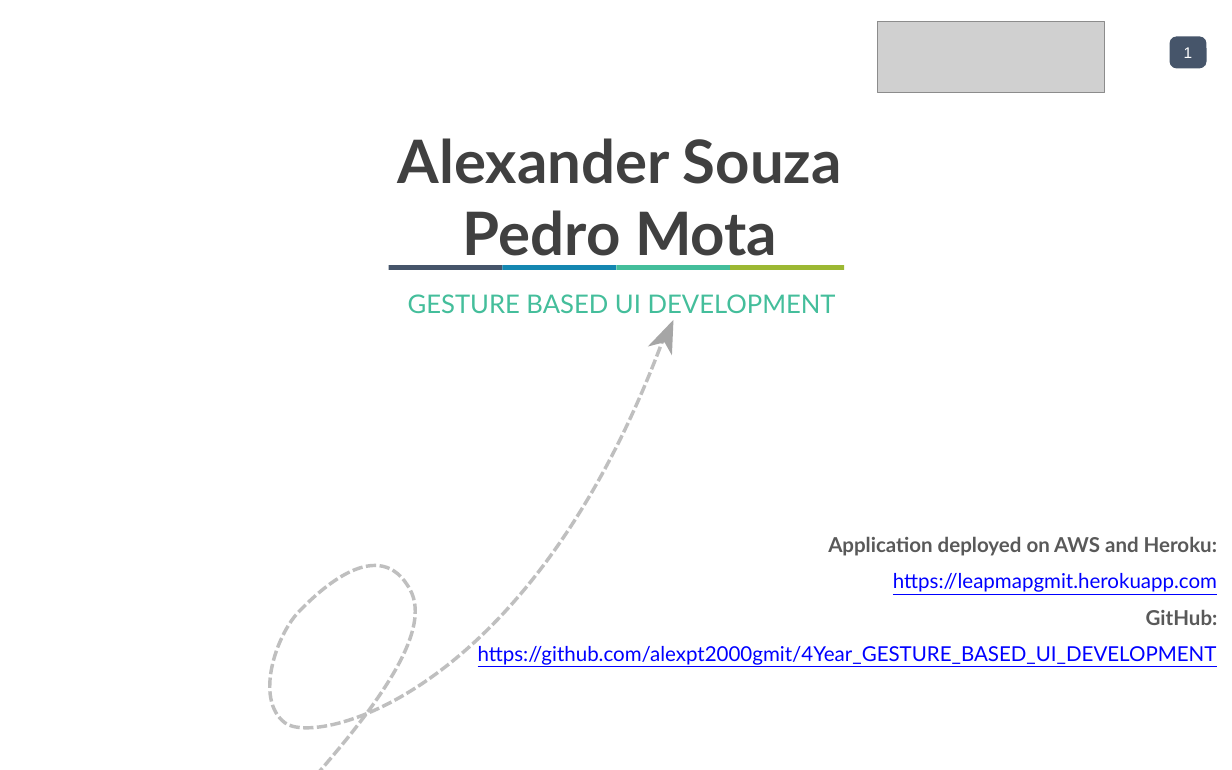
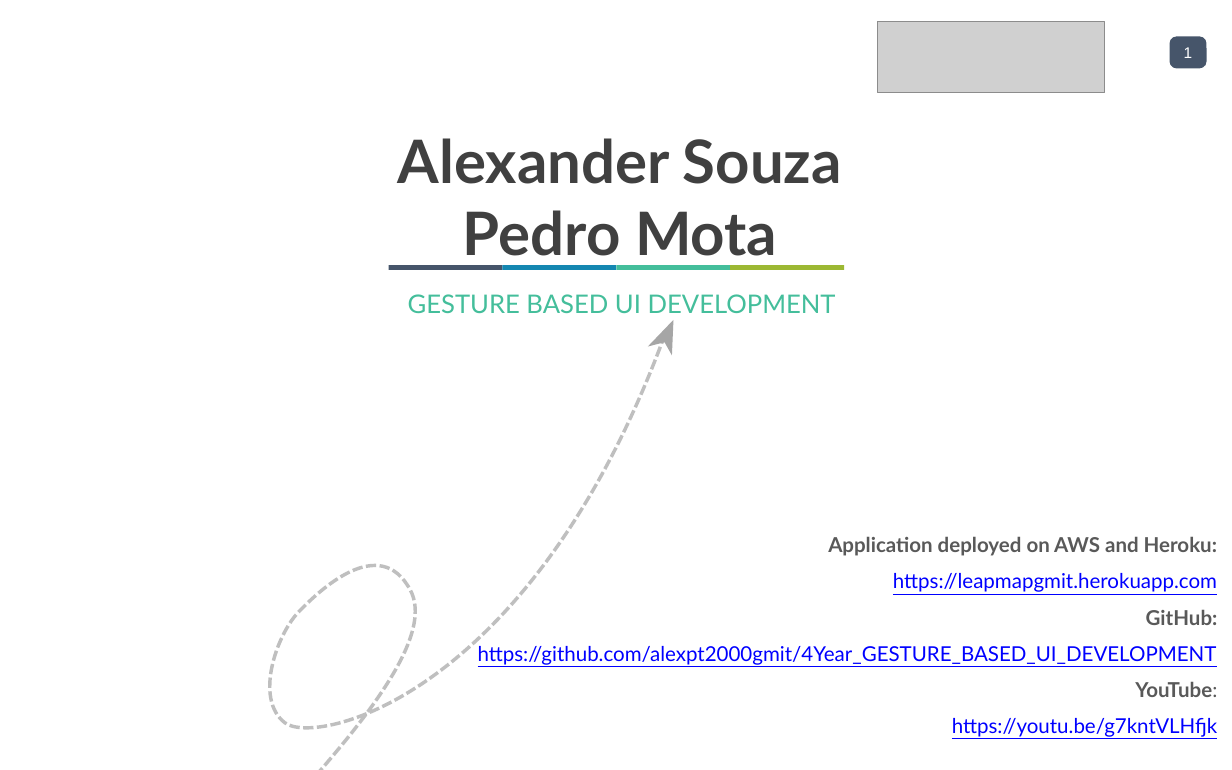
Before and after one commit to PedroHOMota/4Year_GESTURE_BASED_UI_DEVELOPMENT, a slide deck: slide 1 of Presentation - Project.pptx. Drawn at 1232x770 pixels with LibreOffice and Linux fonts; fonts in the diff are those of the drawing; grey boxes stand for pictures. Boxes give left, top, right and bottom in pixels: in the first picture for what was removed or moved away, otherwise in the second. Text is boxed around its words. In the diff, an @@ line names an element or a change of style, - is before the commit and + after.

```diff
--- a/Presentation - Project.pptx
+++ b/Presentation - Project.pptx
@@ text at (952,681,1217,737): paragraphs added @@
+YouTube:
+https://youtu.be/g7kntVLHfjk
```
Also in this commit, not shown: 1 other slide changed, 11 other files.
